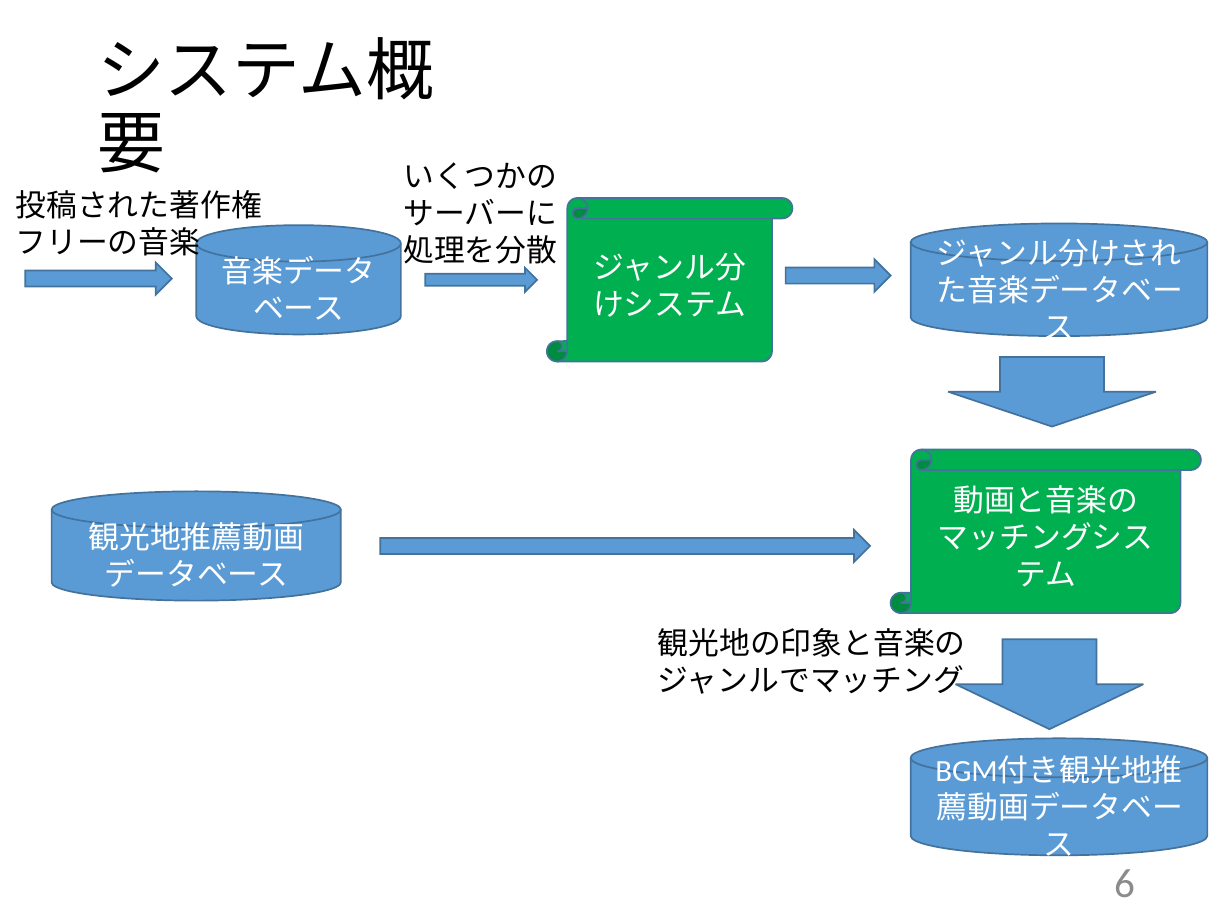
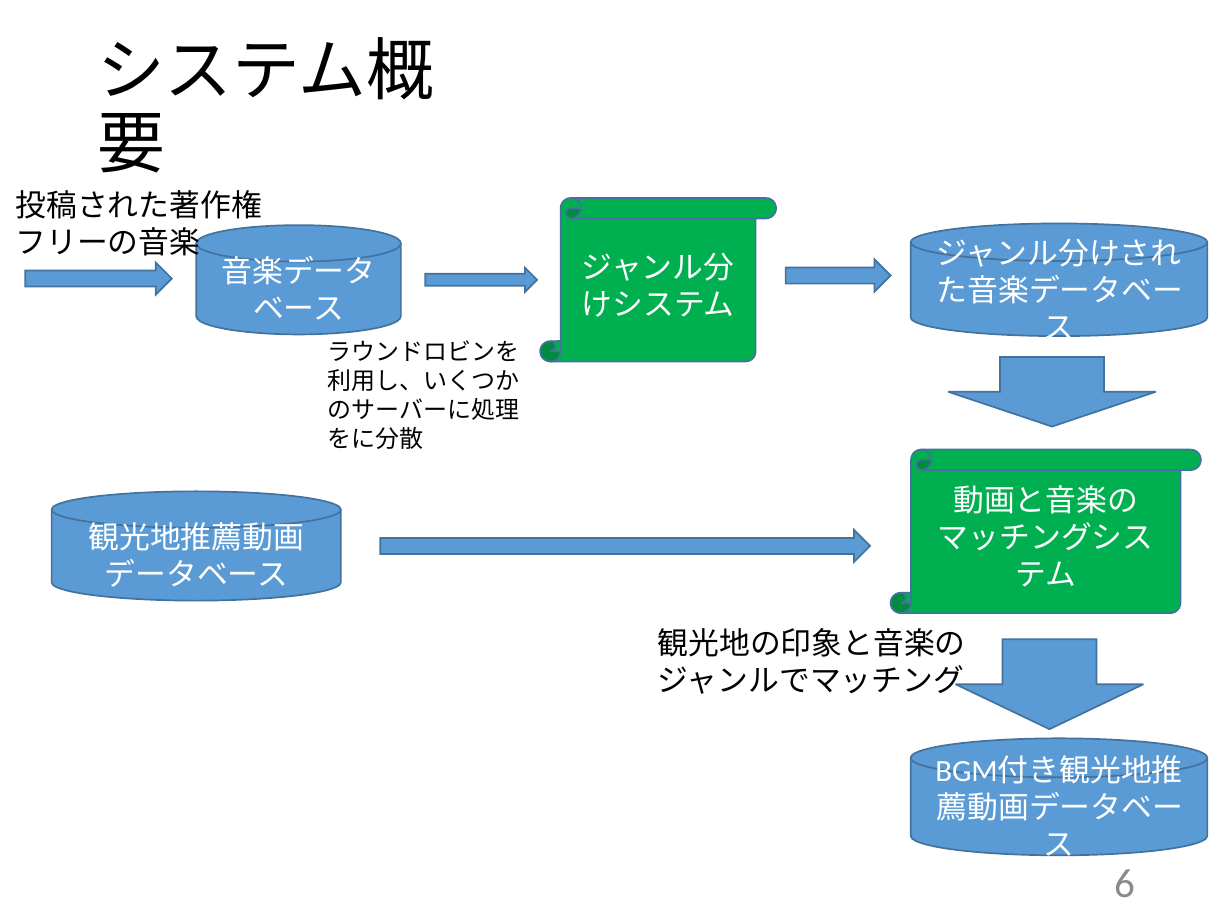
Before and after one commit to kait-takanolab/1821144-yoshii-thesis, a slide deck: slide 6 of 学部_中間発表_1821144.pptx. Drawn at 1232x924 pixels with LibreOffice and Linux fonts; fonts in the diff are those of the drawing. Boxes give left, top, right and bottom in pixels: in the first picture for what was removed or moved away, otherwise in the second. Text is boxed around its words. In the diff, an @@ line names an element or a change of style, - is before the commit and + after.

```diff
--- a/学部_中間発表_1821144.pptx
+++ b/学部_中間発表_1821144.pptx
@@ vertical scroll "ジャンル分けシステム": place and size @@
-vertical scroll "ジャンル分けシステム" at [547,198,792,362]
+vertical scroll "ジャンル分けシステム" at [540,198,775,362]
@@ text at [328,340,520,449]: text changed; size 18 to 14 pt @@
-いくつかのサーバーに処理を分散
+ラウンドロビンを利用し、いくつかのサーバーに処理をに分散
```
Also in this commit, not shown: 5 other slides changed.
